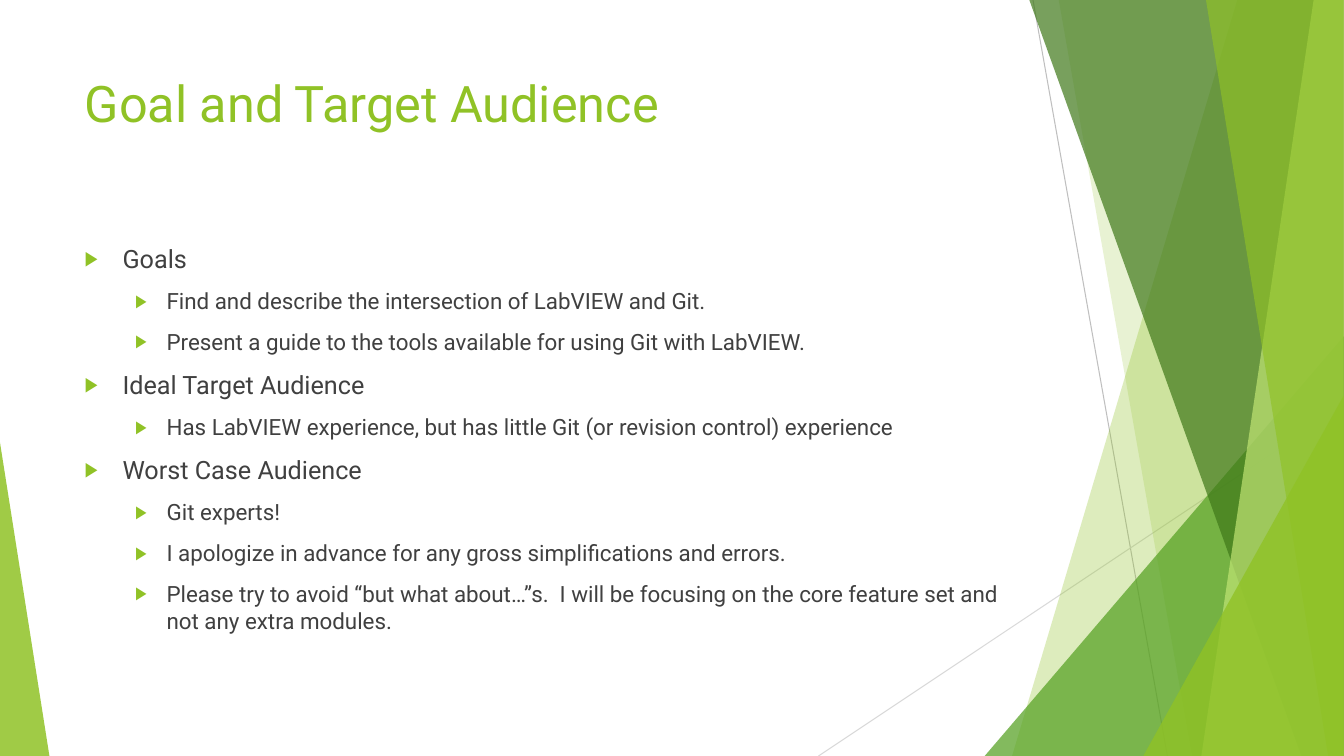
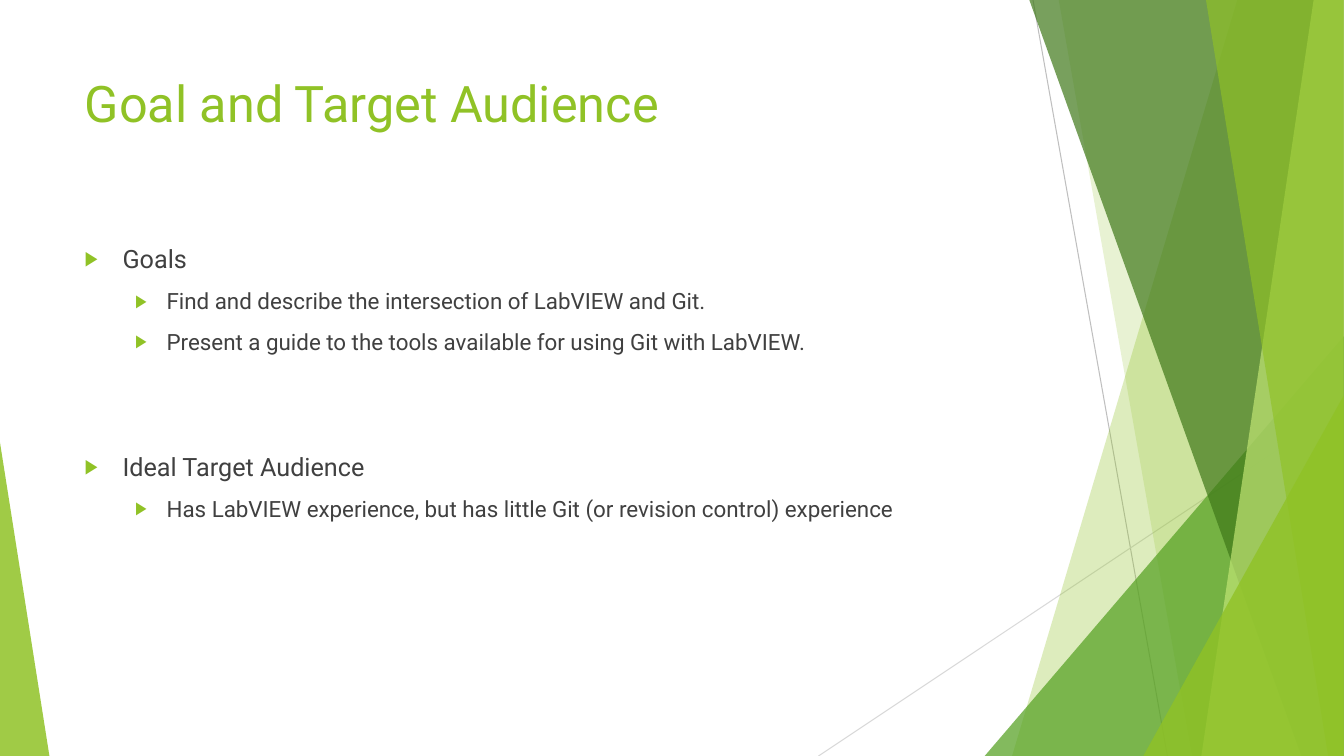
Before and after one commit to sethkaz/git-presentation, a slide deck: slide 2 of Git and LV.pptx. Drawn at 1344x756 pixels with LibreOffice and Linux fonts; fonts in the diff are those of the drawing. Boxes give left, top, right and bottom in pixels: in the first picture for what was removed or moved away, otherwise in the second. Text is boxed around its words. In the diff, an @@ line names an element or a change of style, - is before the commit and + after.

```diff
--- a/Git and LV.pptx
+++ b/Git and LV.pptx
@@ text at <box>123,460,997,634</box>: paragraphs removed @@
-▶ Worst Case Audience
-  ▶ Git experts!
-  ▶ I apologize in advance for any gross simplifications and errors.
-  ▶ Please try to avoid “but what about…”s. I will be focusing on the core feature set and not any extra modules.
```
Also in this commit, not shown: 9 other slides changed, 1 slide added.
